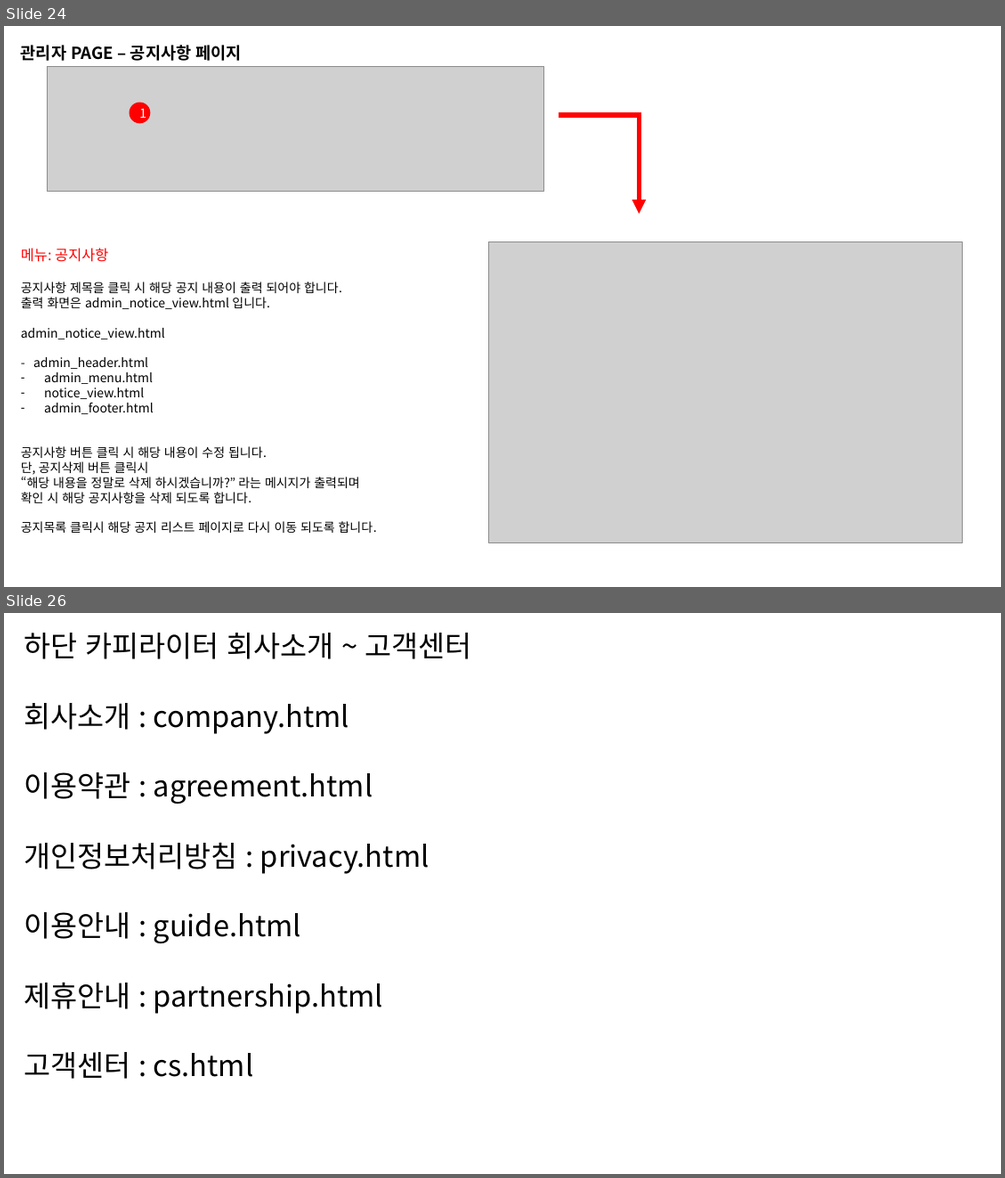
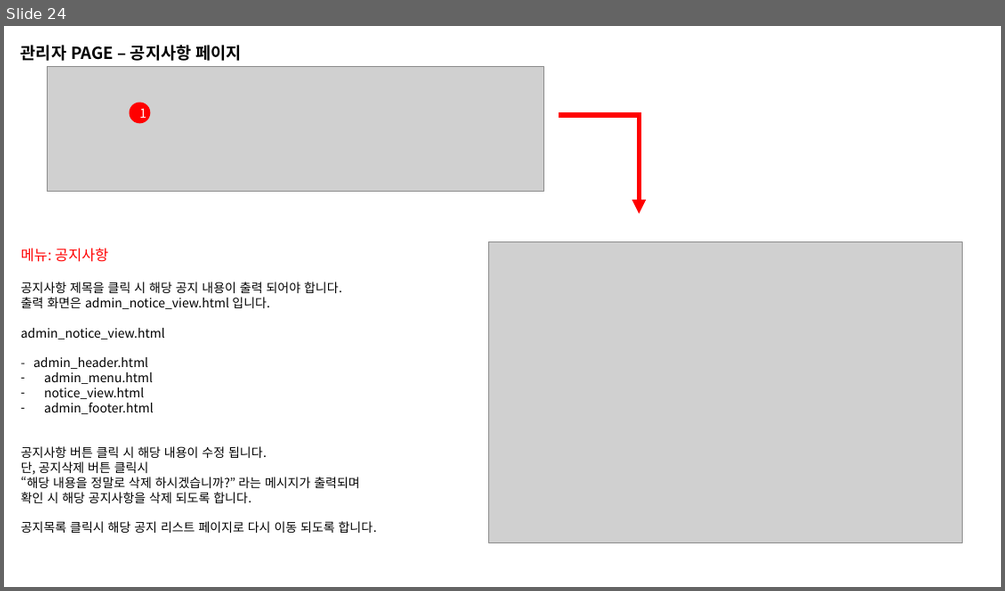
Before and after one commit to soliops/Portfolio, a slide deck: Admin_System.pptx. Shown one above the other, each under a label of ours: slides 24 and 26 before the commit, slide 24 after it; the slides between them are not shown. The pictures are 1005x1178 and 1005x591 pixels, drawn with LibreOffice and Linux fonts; fonts in the diff are those of the drawing; grey boxes stand for pictures. Boxes give left, top, right and bottom in pixels: in the first picture for what was removed or moved away, otherwise in the second. Text is boxed around its words. In the diff, an @@ line names an element or a change of style, - is before the commit and + after.

```diff
--- a/Admin_System.pptx
+++ b/Admin_System.pptx
@@ slide 26 removed at box(4, 613, 1001, 1174), background #FFFFFF @@
@@ text removed at box(24, 633, 471, 1078) @@
-하단 카피라이터 회사소개 ~ 고객센터
-회사소개 : company.html
-이용약관 : agreement.html
-개인정보처리방침 : privacy.html
-이용안내 : guide.html
-제휴안내 : partnership.html
-고객센터 : cs.html
```
Also in this commit, not shown: 1 other slide removed.
